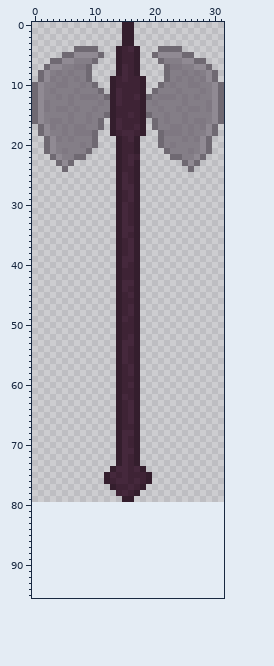
Pixel-art file: Weapons/Greataxe/greataxe.aseprite. The first picture shows the starting point.
32x80 pixels, 1 frame. Colours within 5 levels of each other are drawn and written as one. The old version is drawn lined up with the new one, on the new canvas.
New version:
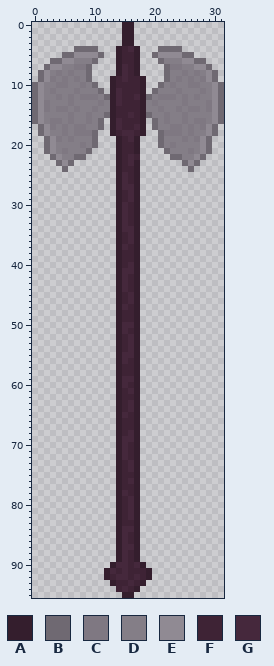
Palette (. is transparent): A #341e2d  B #6f6972  C #7f7882  D #847e87  E #908a93  F #3e2335  G #45283c
What changed:
canvas 32x80 -> 32x96
The edit adds colour A in rows 79 to 89 at x 14 and 17; in row 90 at x 13 and 18; in rows 91 to 92 at x 12 and 19; in row 93 at x 13 and 18; in row 94 at x 17; in row 95 at x 15 to 16.
Colour F gives way to colour A in row 75 at x 14 and 17; in row 77 at x 14 and 17; in row 78 at x 14.
Colour G gives way to colour A in row 74 at x 14 and 17; in row 76 at x 14 and 17.
The edit adds colour F in rows 80 to 82 at x 15; in row 83 at x 15 to 16; in rows 85 to 86 at x 16; in rows 88 to 90 at x 16; in row 91 at x 14 and 16 to 18; in row 92 at x 13, 16 and 18.
The edit adds colour F in row 93 at x 14 to 15 and 17; in row 94 at x 14 and 16.
Colour A gives way to colour F in row 79 at x 15.
Colour G gives way to colour F in row 35 at x 15; in rows 37 to 38 at x 16; in row 39 at x 15 to 16; in row 40 at x 15; in row 43 at x 16; in rows 47 to 48 at x 16.
Colour G gives way to colour F in row 49 at x 15; in rows 53 to 54 at x 15; in rows 57 to 58 at x 16; in row 60 at x 16; in row 62 at x 15; in rows 65 to 66 at x 16.
Colour G gives way to colour F in row 68 at x 15; in row 71 at x 16; in rows 73 to 76 at x 15; in row 77 at x 16.
The edit adds colour G in rows 80 to 82 at x 16; in row 84 at x 15 to 16; in rows 85 to 86 at x 15; in row 87 at x 15 to 16; in rows 88 to 89 at x 15; in row 90 at x 14 to 15 and 17.
The edit adds colour G in row 91 at x 13 and 15; in row 92 at x 14 to 15 and 17; in row 93 at x 16; in row 94 at x 15.
Colour A gives way to colour G in row 79 at x 16.
Colour F gives way to colour G in row 35 at x 16; in row 37 at x 15; in row 40 at x 16; in row 41 at x 15 to 16; in row 42 at x 15; in row 46 at x 16.
Colour F gives way to colour G in row 47 at x 15; in row 50 at x 15 to 16; in row 51 at x 15; in rows 54 to 55 at x 16; in row 59 at x 15 to 16; in row 60 at x 15.
Colour F gives way to colour G in row 61 at x 16; in row 65 at x 15; in row 69 at x 16; in rows 73 to 74 at x 16; in row 76 at x 16.
Colour A is removed in row 74 at x 13 and 18; in rows 75 to 76 at x 12 and 19; in row 77 at x 13 and 18.
Colour F is removed in row 75 at x 18; in row 76 at x 13 and 18.
Colour G is removed in row 75 at x 13.
Boxes around the changes in both pictures, in picture pixels (x1, y1, x2, y2):
changed: (104, 232, 152, 598)
